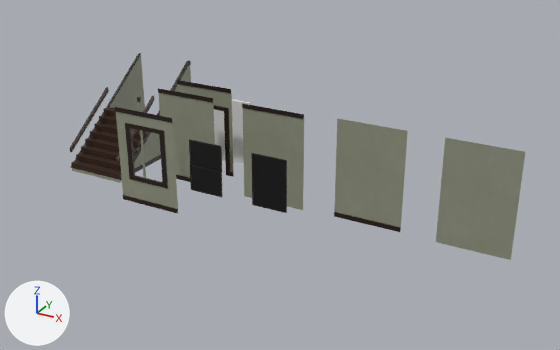
A saved change to the Blender file resources/data/craftsmanWalls.blend.
One viewpoint serves both versions: a camera (50 mm lens) standing at (13.2, -21.18, 9.97) and looking at (3.78, -4.06, 1.41). The axes (+X, +Y, +Z) are drawn at lower left. The lights are the same throughout.

The first picture shows 'craftsmanDoor', 'craftsmanDoorway', 'craftsmanStairWallCornerRight', 'craftsmanStairWallSideLeft', 'craftsmanStairs', 'craftsmanWall', 'craftsmanWallNoBaseboard', 'craftsmanWallNoCrown', 'craftsmanWallNoTrim', 'craftsmanWindow', 'craftsmanWindowDouble', 'craftsmanWindowframe'.
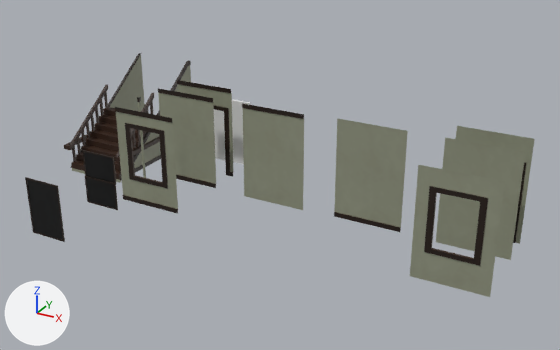
The change in detail:
me_craftsmanstairs is used by ob_craftsmanstairs; location (-3.0, -3.0, 0.0).
me_craftsmanstairs had 66 vertices, 57 faces and spanned x -1.0..1.0, y -1.0..1.0, z -0.1..2.2.
me_craftsmanstairs now has 194 vertices, 121 faces and spans x -1.0..1.0, y -1.0..1.0, z -0.1..2.3.
Part 1, on me_craftsmanstairs:
24 vertices in x -1.0..1.0, y -1.0..1.0, z 0.56..2.2 move by (0.0, 0.0, 0.1).
64 vertices are added at x -0.98..0.93, y -0.92..0.92, z 0.19..2.1.
64 new vertices lie (0.05, 0.0, 0.0) away from vertices in x -0.98..0.93, y -0.92..0.92, z 0.19..2.1.
64 new faces join them.
Mesh me_craftsmanstairs_002 is new.
It has 20 vertices, 14 faces and spans x -0.08..0.16, y -1.08..1.0, z 0.66..0.8.
It uses material mat_greenwallpaperplainwood_png (picture img_greenwallpaperplainwood_png).
Mesh me_craftsmanstairs_003 is new.
It has 20 vertices, 14 faces and spans x -0.16..0.08, y -1.08..1.0, z 0.66..0.8.
It uses material mat_greenwallpaperplainwood_png (picture img_greenwallpaperplainwood_png).
Mesh me_craftsmanwindowframe_001 is new.
It has 39 vertices, 22 faces and spans x -1.0..1.0, y 0.93..1.0, z -0.05..2.95.
It uses material mat_greenwallpaperplainwood_png (picture img_greenwallpaperplainwood_png).
Mesh me_craftsmandoorway_001 is new.
It has 52 vertices, 33 faces and spans x -1.0..1.0, y 0.93..1.0, z -0.05..2.95.
It uses material mat_greenwallpaperplainwood_png (picture img_greenwallpaperplainwood_png).
Object 'craftsmanWindow' (ob_craftsmanwindow) moves from (4.0, -6.0, 0.0) to (0.0, -10.0, 0.0).
Object 'craftsmanWindowDouble' (ob_craftsmanwindowdouble) moves from (2.0, -6.0, 0.0) to (0.0, -8.0, 0.0).
Object 'craftsmanFloorRailingRight' (ob_craftsmanfloorrailingright) is new; it shows me_craftsmanstairs_002.
Its location is (-2.0, -3.0, 0.0).
Object 'craftsmanFloorRailingLeft' (ob_craftsmanfloorrailingleft) is new; it shows me_craftsmanstairs_003.
Its location is (-4.0, -3.0, 0.0).
Object 'craftsmanWindowframeNoTrim' (ob_craftsmanwindowframenotrim) is new; it shows me_craftsmanwindowframe_001.
Its location is (9.0, -6.0, 0.0).
Object 'craftsmanDoorwayNoTrim' (ob_craftsmandoorwaynotrim) is new; it shows me_craftsmandoorway_001.
Its location is (9.0, -3.0, 0.0).

What differs and where, as boxes (x1, y1, x2, y2) in the pictures (560 x 350 px):
'craftsmanWindowframeNoTrim', added: after (410, 165, 505, 297)
'craftsmanWindow', moved: before (251, 153, 287, 213); after (25, 177, 65, 242)
'craftsmanStairs', reshaped: before (70, 87, 155, 183); after (69, 84, 154, 183)
'craftsmanWindowDouble', moved: before (189, 139, 223, 197); after (82, 150, 118, 210)
'craftsmanDoorwayNoTrim', added: after (456, 126, 535, 244)
'craftsmanFloorRailingRight', added: after (114, 137, 160, 162)
'craftsmanFloorRailingLeft', added: after (64, 135, 87, 150)
part 1 of me_craftsmanstairs, built on: before (70, 87, 155, 163); after (69, 84, 154, 173)
